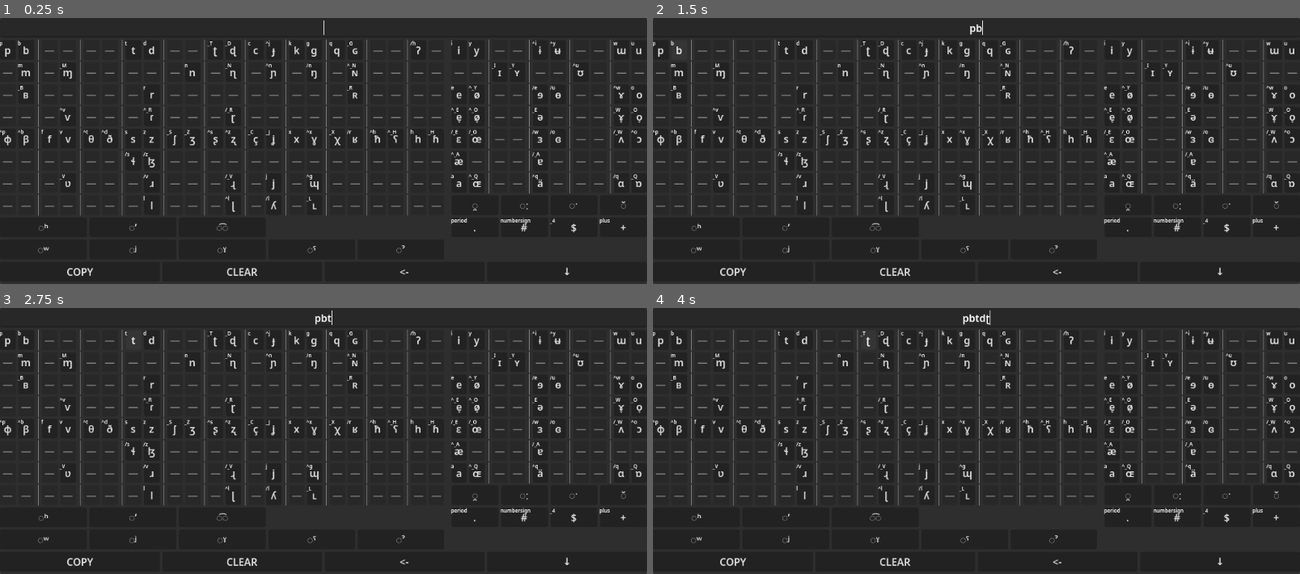
Above: before the commit, frames 1-4 (two rows, left to right).
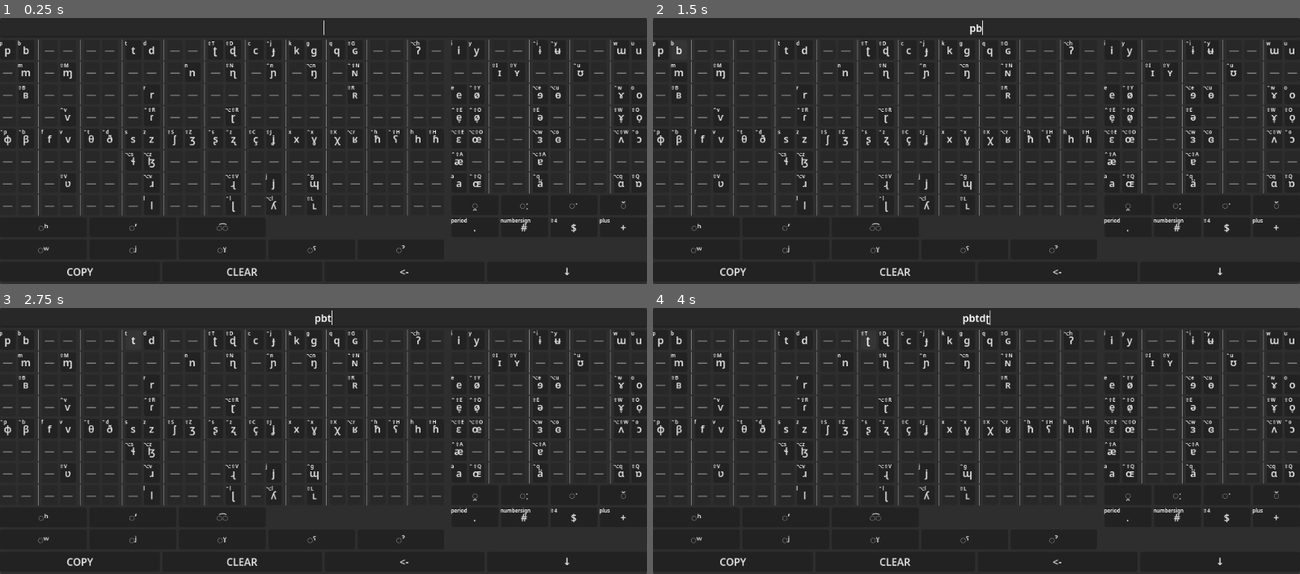
Above: after the commit, the same moments.

Repository: SeraKatha/ipa-keyboard
Game: Godot game, scene res://main.tscn
Two runs of this game, one before a commit and one after it. Both use one fixed random seed, a clock stepped at 60 frames per second and the inputs below.
Inputs:
- Up to frame 1 (0.25 s): no input
- Up to frame 2 (1.5 s): click "p" at 0.5 s; click "b" at 1.25 s
- Up to frame 3 (2.75 s): click "t" at 2 s
- Up to frame 4 (4 s): click "d" at 2.75 s; click "ʈ" at 3.5 s

The runs differ from the first frame. In frame 1, 1.0% of the frame differs, in the area x 0-99%, y 8-78%; in frame 2, 1.0%; in frame 3, 1.0%; in frame 4, 1.0%.

Commit message:
Use MacOS-like shortcut notation

Diff:
--- a/keyboard/keys/sound_key.gd
+++ b/keyboard/keys/sound_key.gd
@@ -15,11 +15,11 @@
 	if primary_input_action:
 		var hint = OS.get_keycode_string(primary_input_action.keycode).to_lower()
 		if primary_input_action.shift_pressed:
-			hint = "_%s" % hint.to_upper()
+			hint = "⇧%s" % hint.to_upper()
+		if primary_input_action.alt_pressed:
+			hint = "⌥%s" % hint
 		if primary_input_action.ctrl_pressed:
-			hint = "^%s" % hint
-		if primary_input_action.alt_pressed:
-			hint = "/%s" % hint
+			hint = "⌃%s" % hint
 		return hint
 	else:
 		return ""
